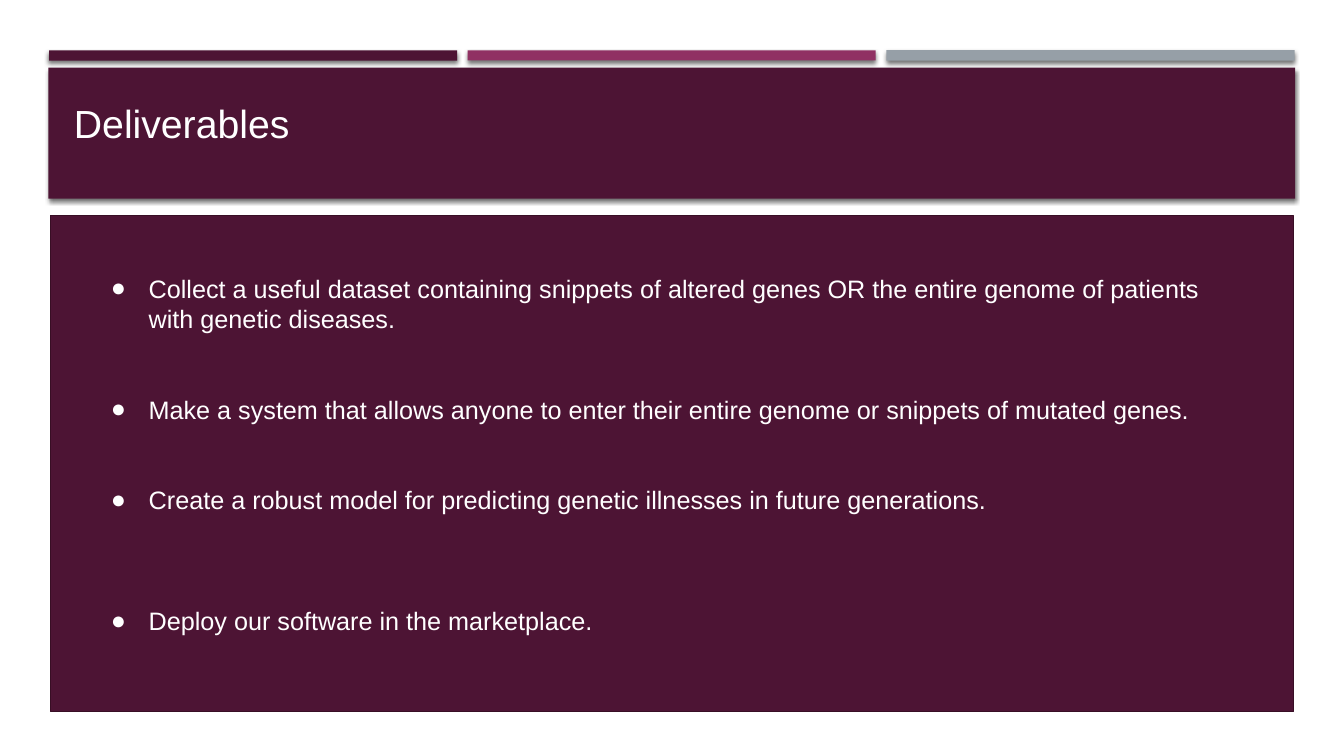
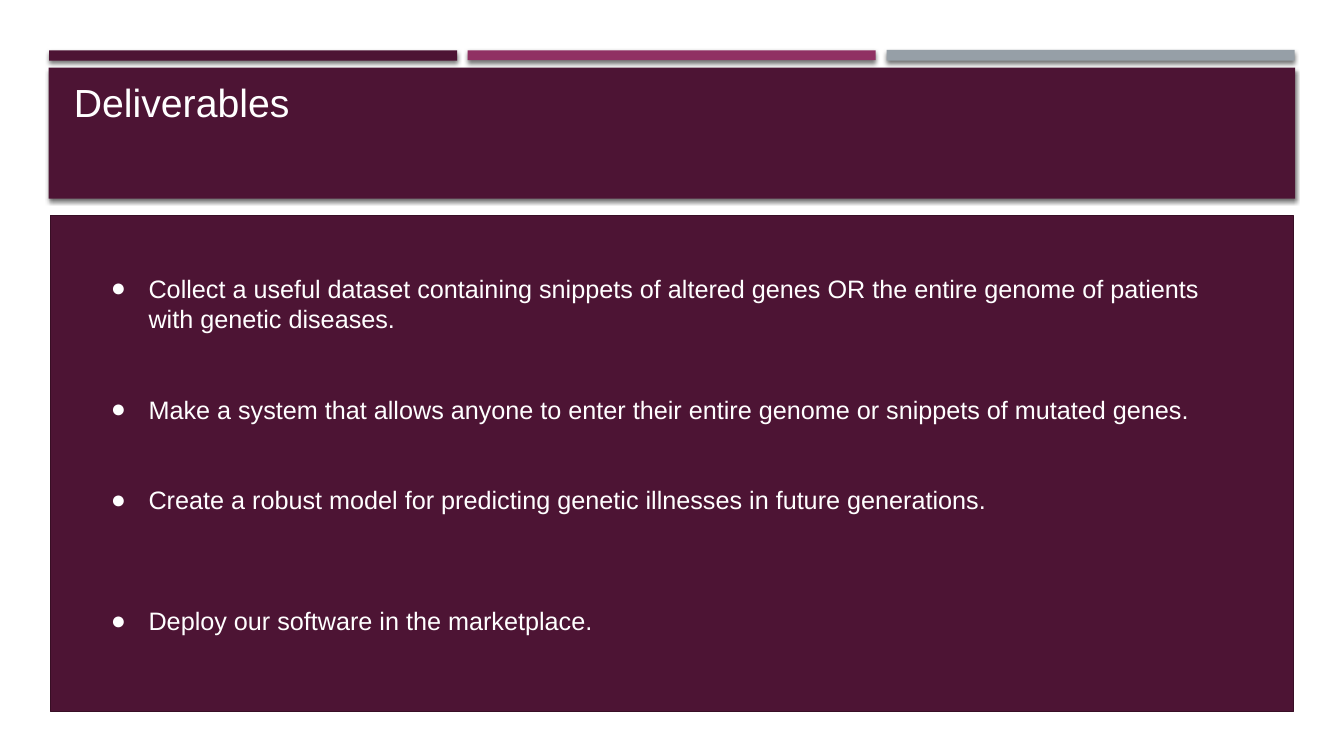
Before and after one commit to YoussifAssem/Genatac, a slide deck: slide 8 of E-Genetics/Proposal/genetics(2).pptx. Drawn at 1344x756 pixels with LibreOffice and Linux fonts; fonts in the diff are those of the drawing. Boxes give left, top, right and bottom in pixels: in the first picture for what was removed or moved away, otherwise in the second. Text is boxed around its words. In the diff, an @@ line names an element or a change of style, - is before the commit and + after.

```diff
--- a/E-Genetics/Proposal/genetics(2).pptx
+++ b/E-Genetics/Proposal/genetics(2).pptx
@@ text "Deliverables": place and size @@
-text "Deliverables" at (74,109,289,139)
+text "Deliverables" at (74,88,289,118)
```
Also in this commit, not shown: 18 other slides changed.
